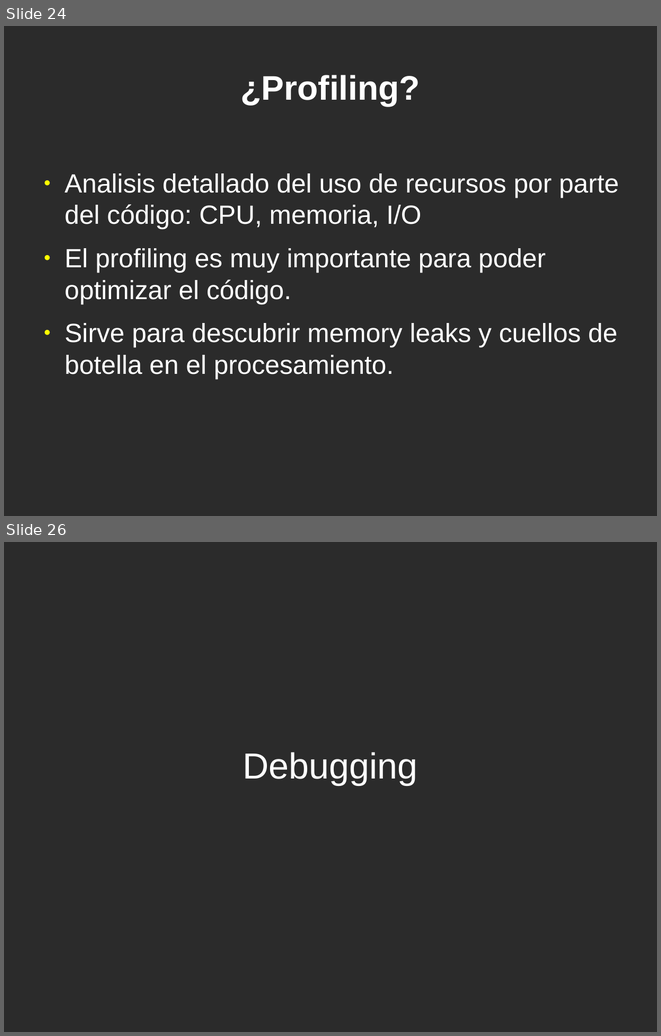
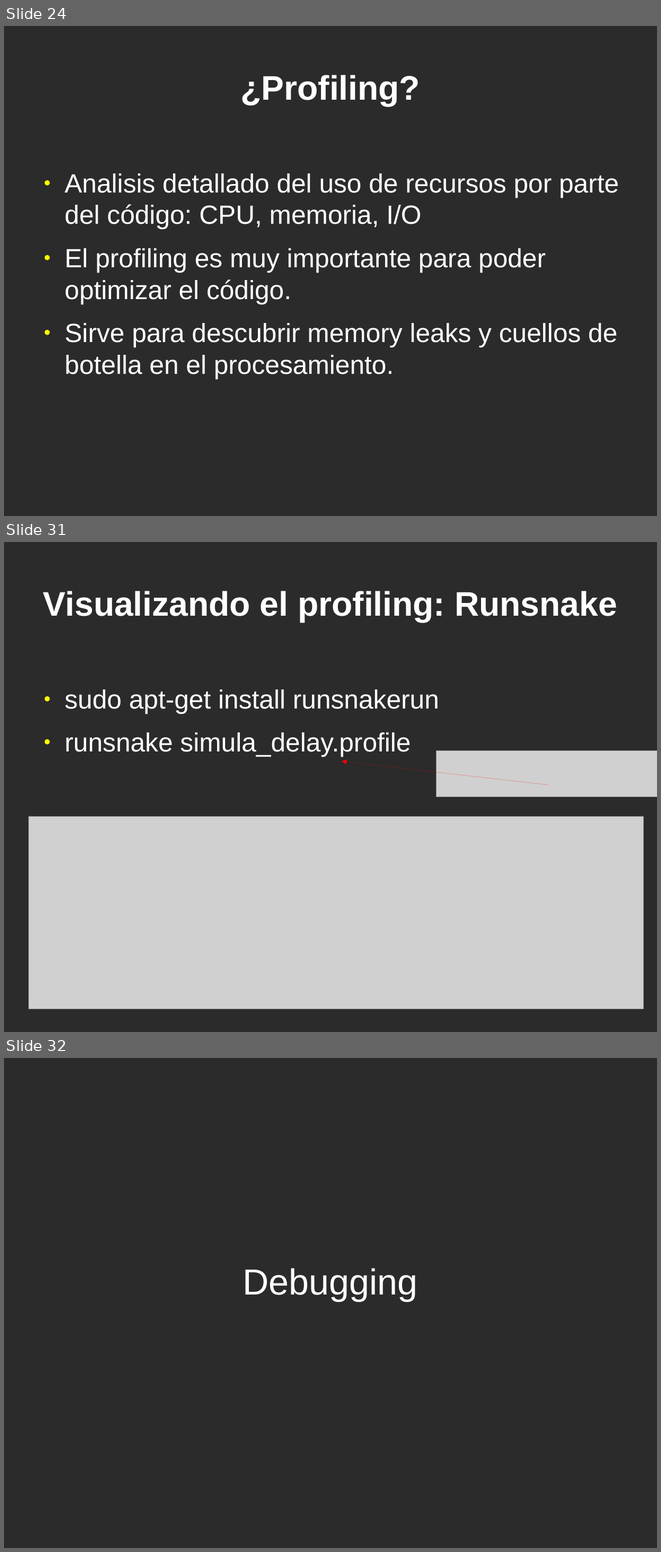
Before and after one commit to jeudy/clases_topicosI2013, a slide deck: 14-Debugging-Profiling-Testing.odp. Shown one above the other, each under a label of ours: slides 24 and 26 before the commit, slides 24, 31 and 32 after it; the slides between them are not shown. The pictures are 661x1036 and 661x1552 pixels, drawn with LibreOffice and Linux fonts; fonts in the diff are those of the drawing; grey boxes stand for pictures; background and template pictures are left out; a plain dark background stands for a picture behind light text. Boxes give left, top, right and bottom in pixels: in the first picture for what was removed or moved away, otherwise in the second. Text is boxed around its words. In the diff, an @@ line names an element or a change of style, - is before the commit and + after.

```diff
--- a/14-Debugging-Profiling-Testing.odp
+++ b/14-Debugging-Profiling-Testing.odp
@@ slide 31 added at box(4, 542, 657, 1032), background picture (left out) @@
@@ title added at box(43, 591, 617, 623), 41.4 pt, text #FFFFFF, bold @@
+Visualizando el profiling: Runsnake
@@ text added at box(64, 689, 439, 757), 32 pt, text #FFFFFF @@
+● sudo apt-get install runsnakerun
+● runsnake simula_delay.profile
@@ arrow added from (549, 785) to (342, 761), #FF0000 0 pt @@
@@ picture added at box(436, 751, 657, 797) @@
@@ picture added at box(28, 817, 644, 1009) @@
@@ what was slide 26 is now slide 32 @@
```
Also in this commit, not shown: 6 other slides added, 1 slide removed.
